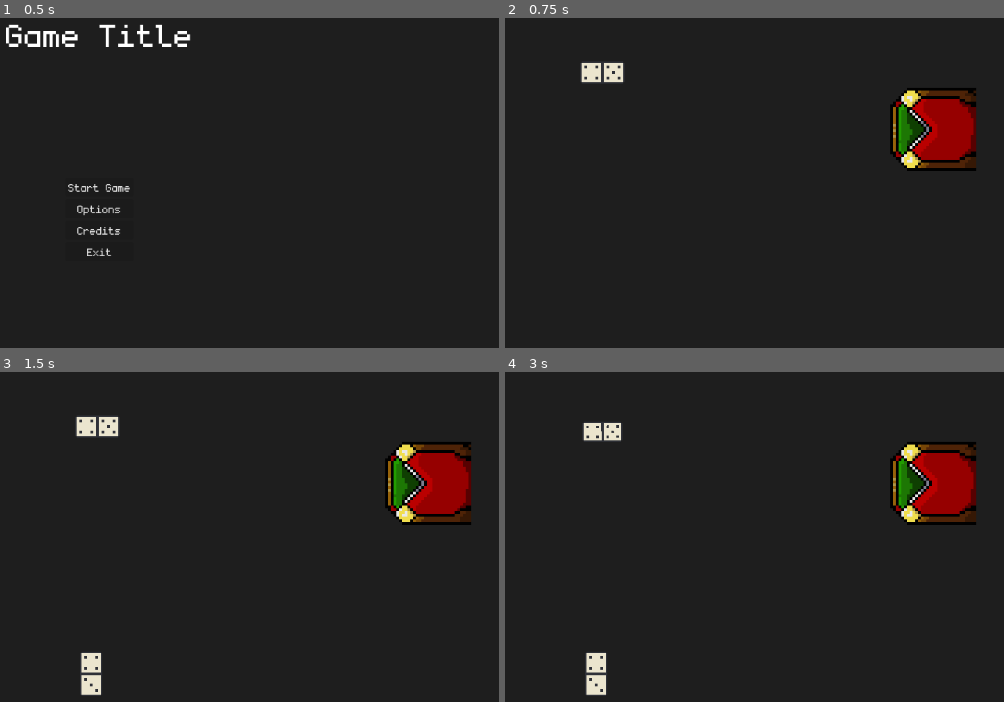
Above: before the commit, frames 1-4 (two rows, left to right).
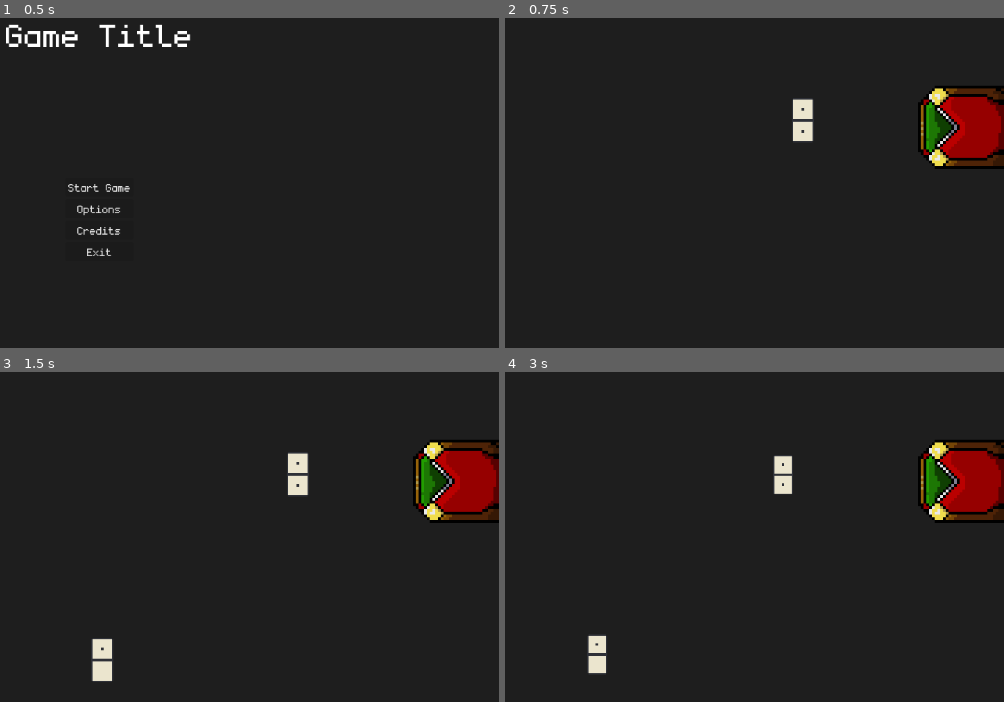
Above: after the commit, the same moments.

Repository: Juanxpeke/GD-BR2024
Game: Godot game, scene res://Core/GUI/MainMenu/main_menu.tscn
Two runs of this game, one before a commit and one after it. Both use one fixed random seed, a clock stepped at 60 frames per second and the inputs below.
Inputs (mouse positions are in pixels of both pictures, inside the frame that each line leads up to):
- Up to frame 1 (0.5 s): no input
- Up to frame 2 (0.75 s): click "Start Game" at 0.5 s
- Up to frame 3 (1.5 s): tap Enter at 1.25 s; move the mouse to (429, 484) at 1.27 s; press the mouse at (429, 484) at 1.28 s
- Up to frame 4 (3 s): tap Space at 2 s; move the mouse to (594, 672) at 2.02 s; release the mouse at (594, 672) at 2.03 s; click (594, 672) at 2.1 s; tap Enter at 2.75 s; move the mouse to (684, 378) at 2.77 s; hold Mouse wheel down (wheel_down) from 2.78 s (still down)

Frame 1 is identical in both runs. In frame 2, 6.1% of the frame differs, in the area x 15-100%, y 13-47%; in frame 3, 6.9%, in the area x 15-100%, y 13-99%; in frame 4, 6.5%.

Commit message:
Added basic entity logic and grabbing stuff

Diff:
--- a/Core/Board/board.gd
+++ b/Core/Board/board.gd
@@ -11,7 +11,7 @@
 
 # Called when the node enters the scene tree for the first time
 func _ready() -> void:
-	pass
+	GameManager.set_board(self)
 
 # Called on any input event
 func _input(event : InputEvent) -> void:
@@ -41,12 +41,10 @@
 	if not placement_areas_queue.is_empty():
 		placement_areas_queue.back().show_hint()
 
-# Add xd
-func add_xd(xd : Vector2i) -> void:
-	var domino = get_parent().domino_scene.instantiate()
+# Adds a initial domino to the board
+func add_initial_domino(domino : Domino, dots : Vector2i) -> void:
 	dominoes.add_child(domino)
-	domino.set_dots(xd)
-	domino.rotate(deg_to_rad(90))
+	domino.set_dots(dots)
 
 	domino.global_position = dominoes.global_position
 
--- a/Core/Domino/domino.gd
+++ b/Core/Domino/domino.gd
@@ -19,12 +19,11 @@
 	area.input_event.connect(_on_input_event)
 	area.mouse_entered.connect(_on_mouse_entered)
 	area.mouse_exited.connect(_on_mouse_exited)
-	set_dots_texture(Vector2i(4, 5))
 
 # Called every frame. 'delta' is the elapsed time since the previous frame
 func _process(delta: float) -> void:
 	if grabbed:
-		global_position = get_viewport().get_mouse_position()
+		global_position = GameManager.get_mouse_world_position()
 
 # Called on any input event
 func _input(event : InputEvent) -> void:
@@ -71,6 +70,7 @@
 # Sets the domino board state
 func set_board_state(value : bool) -> void:
 	area.monitorable = not value
+	area.visible = not value
+
 	if value:
-		area.hide()
 		grabbed = false
--- /dev/null
+++ b/Core/Entity/Player/player.gd
@@ -0,0 +1,8 @@
+class_name Player
+extends Entity
+
+# Private
+
+# Called when the node enters the scene tree for the first time
+func _ready() -> void:
+	GameManager.set_player(self)
--- /dev/null
+++ b/Core/Entity/Player/player.tscn
@@ -0,0 +1,10 @@
+[gd_scene load_steps=3 format=3 uid="uid://c44laowkuxfc4"]
+
+[ext_resource type="Script" path="res://Core/Entity/Player/player.gd" id="1_72hs4"]
+[ext_resource type="PackedScene" uid="uid://blhlb0sx0g14t" path="res://Core/Hand/hand.tscn" id="2_vksxr"]
+
+[node name="Player" type="Node2D"]
+script = ExtResource("1_72hs4")
+
+[node name="Hand" parent="." instance=ExtResource("2_vksxr")]
+unique_name_in_owner = true
--- /dev/null
+++ b/Core/Entity/entity.gd
@@ -0,0 +1,57 @@
+class_name Entity
+extends Node2D
+
+signal health_changed
+signal skills_changed(dot : int)
+signal dead
+
+@export var health : int = 50
+@export var skills : Array[Skill] = []
+
+var current_health : int = health
+
+@onready var hand : Hand = %Hand
+
+# Private
+
+# Called when the node enters the scene tree for the first time
+func _ready() -> void:
+	pass # Replace with function body
+
+
+# Public
+
+#region Health
+
+# Gets the current health
+func get_current_health() -> int:
+	return current_health
+
+# Sets the given amount to the current health
+func set_current_health(amount : int) -> void:
+	current_health = clamp(amount, 0, health)
+	health_changed.emit()
+
+	if current_health == 0:
+		dead.emit()
+
+# Adds an amount to the current health
+func add_current_health(amount : int) -> void:
+	set_current_health(current_health + amount)
+	# TODO: Floating number and animation logic (apart from skill stuff)
+
+# Subtract an amount from the current health
+func subtract_current_health(amount : int) -> void:
+	set_current_health(current_health - amount)
+	# TODO: Floating number and animation logic (apart from skill stuff)
+
+#endregion
+
+#region Skills
+
+# Sets the given skill to the player for the given dot
+func set_skill(skill : Skill, dot : int) -> void:
+	skills[dot] = skill
+	skills_changed.emit(dot)
+
+#endregion Skills
--- /dev/null
+++ b/Core/Entity/entity.tscn
@@ -0,0 +1,9 @@
+[gd_scene load_steps=3 format=3 uid="uid://detb04st3sp85"]
+
+[ext_resource type="Script" path="res://Core/Entity/entity.gd" id="1_ujrho"]
+[ext_resource type="PackedScene" uid="uid://blhlb0sx0g14t" path="res://Core/Hand/hand.tscn" id="2_o4a1v"]
+
+[node name="Entity" type="Node2D"]
+script = ExtResource("1_ujrho")
+
+[node name="Hand" parent="." instance=ExtResource("2_o4a1v")]
--- a/Core/Hand/hand.gd
+++ b/Core/Hand/hand.gd
@@ -4,6 +4,8 @@
 @export var domino_layout_area_scene : PackedScene
 
 var dominoes_layout : Array[Domino] = []
+var health : int = 100
+
 
 @onready var dominoes := %Dominoes
 @onready var dominoes_layout_areas := %DominoesLayoutAreas
@@ -47,6 +49,7 @@
 
 	for i in range(dominoes_layout.size()):
 		# TODO: Change this to support animations
+		# ALERT: This can lead to a board domino change of position, solve this please
 		dominoes_layout[i].global_position = dominoes_layout_areas.get_child(i).global_position
 
 # Public
--- /dev/null
+++ b/Core/Match/deck.gd
@@ -0,0 +1,39 @@
+class_name Deck
+extends Node2D
+
+@export var domino_scene : PackedScene
+
+var deck : Array[Vector2i] = []
+
+@onready var area := %Area
+
+# Private
+
+# Called when the node enters the scene tree for the first time
+func _ready() -> void:
+	_init_deck()
+
+	area.input_event.connect(_on_area_input_event)
+
+	deck.shuffle()
+	var new_domino = domino_scene.instantiate()
+	GameManager.current_board.add_initial_domino(new_domino, deck.pop_back())
+
+# Called on input event within the area
+func _on_area_input_event(viewport : Node, event : InputEvent, shape_idx : int) -> void:
+	if event.is_action_pressed("right_click"):
+		if deck.is_empty():
+			# TODO: Special end game logic (?)
+			return
+
+		deck.shuffle()
+		var new_domino = domino_scene.instantiate()
+		GameManager.current_player.hand.add_domino(new_domino)
+		new_domino.set_dots(deck.pop_back())
+
+# Initializes the deck
+func _init_deck() -> void:
+	for i in range(0, GameManager.MAX_DOTS + 1):
+		for j in range(0, GameManager.MAX_DOTS + 1):
+			if not Vector2i(j, i) in deck:
+				deck.append(Vector2i(i, j))
--- /dev/null
+++ b/Core/Match/deck.tscn
@@ -0,0 +1,22 @@
+[gd_scene load_steps=5 format=3 uid="uid://p4kwvy8s0hs3"]
+
+[ext_resource type="Script" path="res://Core/Match/deck.gd" id="1_recei"]
+[ext_resource type="Texture2D" uid="uid://chbpfa6wijgy4" path="res://Assets/Dispenser/DispenserTest/Dispp128.png" id="1_u6tmv"]
+[ext_resource type="PackedScene" uid="uid://lnky8im65wgg" path="res://Core/Domino/domino.tscn" id="2_xir6y"]
+
+[sub_resource type="RectangleShape2D" id="RectangleShape2D_671bj"]
+size = Vector2(120, 120)
+
+[node name="Deck" type="Node2D"]
+script = ExtResource("1_recei")
+domino_scene = ExtResource("2_xir6y")
+
+[node name="Sprite" type="Sprite2D" parent="."]
+texture = ExtResource("1_u6tmv")
+
+[node name="Area" type="Area2D" parent="."]
+unique_name_in_owner = true
+metadata/_edit_group_ = true
+
+[node name="CollisionShape" type="CollisionShape2D" parent="Area"]
+shape = SubResource("RectangleShape2D_671bj")
--- a/Core/Match/match.gd
+++ b/Core/Match/match.gd
@@ -1,26 +1,20 @@
+class_name Match
 extends Node2D
 
 const CAMERA_ZOOM_SPEED : float = 0.1
-
-const MAX_DOTS : int = 6
-
-@export var domino_scene : PackedScene
-
-var deck : Array[Vector2i] = []
 
 var turn : int = 0
 
 @onready var camera := %Camera
 @onready var board := %Board
-@onready var deck_area := %DeckArea
-@onready var hand := %Hand
+@onready var deck := %Deck
+@onready var player := %Player
+
+# Private
 
 # Called when the node enters the scene tree for the first time
 func _ready() -> void:
-	_init_deck()
-	deck_area.input_event.connect(_on_deck_area_input)
-	deck.shuffle()
-	board.add_xd(deck.pop_back())
+	GameManager.set_match(self)
 
 # Called on any input event
 func _input(event : InputEvent) -> void:
@@ -28,22 +22,3 @@
 		camera.zoom += Vector2(CAMERA_ZOOM_SPEED, CAMERA_ZOOM_SPEED)
 	if event.is_action_pressed('wheel_down'):
 		camera.zoom -= Vector2(CAMERA_ZOOM_SPEED, CAMERA_ZOOM_SPEED)
-
-# Called on input event within the deck area
-func _on_deck_area_input(viewport : Node, event : InputEvent, shape_idx : int) -> void:
-	if event is InputEventMouseButton and event.button_index == MOUSE_BUTTON_LEFT and event.is_pressed():
-		if deck.is_empty():
-			# TODO: Special end game logic
-			return
-
-		deck.shuffle()
-		var new_domino = domino_scene.instantiate()
-		hand.add_domino(new_domino)
-		new_domino.set_dots(deck.pop_back())
-
-# Initializes the deck
-func _init_deck() -> void:
-	for i in range(0, MAX_DOTS + 1):
-		for j in range(0, MAX_DOTS + 1):
-			if not Vector2i(j, i) in deck:
-				deck.append(Vector2i(i, j))
--- a/Core/Match/match.tscn
+++ b/Core/Match/match.tscn
@@ -1,17 +1,12 @@
-[gd_scene load_steps=7 format=3 uid="uid://jqq8ueul6hen"]
+[gd_scene load_steps=5 format=3 uid="uid://jqq8ueul6hen"]
 
 [ext_resource type="Script" path="res://Core/Match/match.gd" id="1_gvxcp"]
-[ext_resource type="PackedScene" uid="uid://lnky8im65wgg" path="res://Core/Domino/domino.tscn" id="2_cil56"]
-[ext_resource type="PackedScene" uid="uid://blhlb0sx0g14t" path="res://Core/Hand/hand.tscn" id="2_pi3ny"]
+[ext_resource type="PackedScene" uid="uid://c44laowkuxfc4" path="res://Core/Entity/Player/player.tscn" id="3_3jmjl"]
 [ext_resource type="PackedScene" uid="uid://b3kbu23fy2cjm" path="res://Core/Board/board.tscn" id="3_36ug3"]
-[ext_resource type="Texture2D" uid="uid://chbpfa6wijgy4" path="res://Assets/Dispenser/DispenserTest/Dispp128.png" id="4_ux7mg"]
-
-[sub_resource type="RectangleShape2D" id="RectangleShape2D_671bj"]
-size = Vector2(120, 120)
+[ext_resource type="PackedScene" uid="uid://p4kwvy8s0hs3" path="res://Core/Match/deck.tscn" id="5_l31hq"]
 
 [node name="Match" type="Node2D"]
 script = ExtResource("1_gvxcp")
-domino_scene = ExtResource("2_cil56")
 
 [node name="Camera" type="Camera2D" parent="."]
 unique_name_in_owner = true
@@ -19,23 +14,14 @@
 
 [node name="Board" parent="." instance=ExtResource("3_36ug3")]
 unique_name_in_owner = true
-position = Vector2(573, 249)
+position = Vector2(862, 318)
+
+[node name="Player" parent="." instance=ExtResource("3_3jmjl")]
+unique_name_in_owner = true
+position = Vector2(580, 586)
 
 [node name="TopLayer" type="CanvasLayer" parent="."]
 
-[node name="Deck" type="Node2D" parent="TopLayer"]
-position = Vector2(1048, 331)
-
-[node name="DeckSprite" type="Sprite2D" parent="TopLayer/Deck"]
-texture = ExtResource("4_ux7mg")
-
-[node name="DeckArea" type="Area2D" parent="TopLayer/Deck"]
+[node name="Deck" parent="TopLayer" instance=ExtResource("5_l31hq")]
 unique_name_in_owner = true
-metadata/_edit_group_ = true
-
-[node name="CollisionShape" type="CollisionShape2D" parent="TopLayer/Deck/DeckArea"]
-shape = SubResource("RectangleShape2D_671bj")
-
-[node name="Hand" parent="TopLayer" instance=ExtResource("2_pi3ny")]
-unique_name_in_owner = true
-position = Vector2(564, 606)
+position = Vector2(1088, 328)
--- /dev/null
+++ b/Global/Skills/skill.gd
@@ -0,0 +1,2 @@
+class_name Skill
+extends Resource
--- /dev/null
+++ b/Global/game_manager.gd
@@ -0,0 +1,57 @@
+extends Node
+
+signal match_setted
+signal camera_setted
+signal board_setted
+signal player_setted
+
+const MAX_DOTS : int = 6
+
+var current_match : Match = null
+var current_camera : Camera2D = null
+var current_board : Board = null
+var current_player : Player = null
+
+# Private
+
+# Called when the node enters the scene tree for the first time
+func _ready() -> void:
+	pass # Replace with function body
+
+
+# Public
+
+#region Setters
+
+# Sets the game match
+func set_match(amatch : Match) -> void:
+	set_camera(amatch.camera)
+	current_match = amatch
+	match_setted.emit()
+
+# Sets the game camera
+func set_camera(camera : Camera2D) -> void:
+	current_camera = camera
+	camera_setted.emit()
+
+# Sets the game board
+func set_board(board : Board) -> void:
+	current_board = board
+	board_setted.emit()
+
+# Sets the game player
+func set_player(player : Player) -> void:
+	current_player = player
+	player_setted.emit()
+
+#endregion
+
+#region Misc
+
+# Gets the mouse world position
+func get_mouse_world_position() -> Vector2:
+	var viewport_offset = 0.5 * current_camera.get_viewport_rect().size * (Vector2(1, 1) - Vector2(1, 1) / current_camera.zoom)
+	return current_camera.get_viewport().get_mouse_position() / current_camera.zoom + viewport_offset
+
+
+#endregion
--- a/project.godot
+++ b/project.godot
@@ -14,6 +14,10 @@
 run/main_scene="res://Core/GUI/MainMenu/main_menu.tscn"
 config/features=PackedStringArray("4.2", "GL Compatibility")
 config/icon="res://icon.svg"
+
+[autoload]
+
+GameManager="*res://Global/game_manager.gd"
 
 [gui]
 
